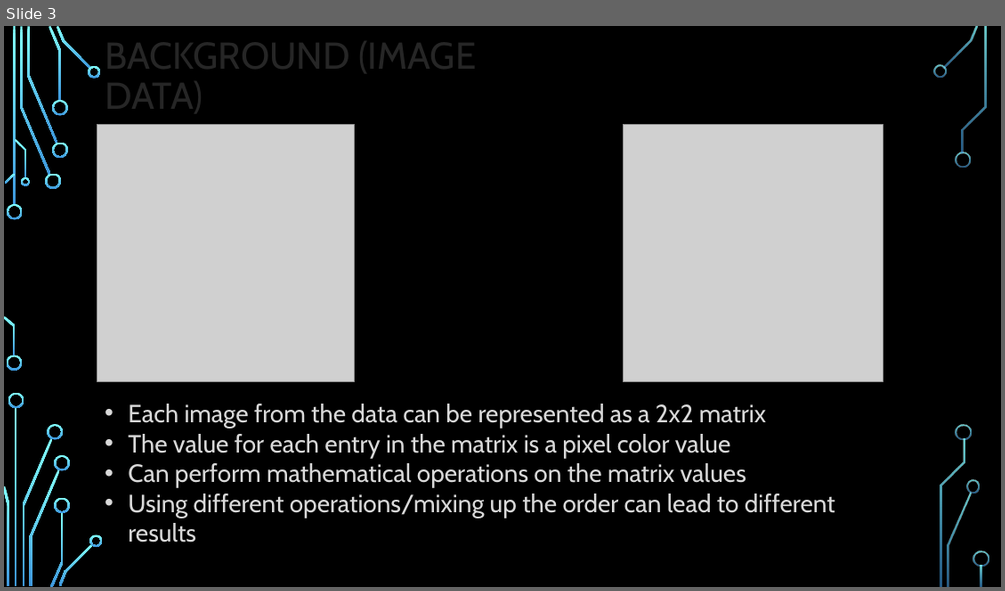
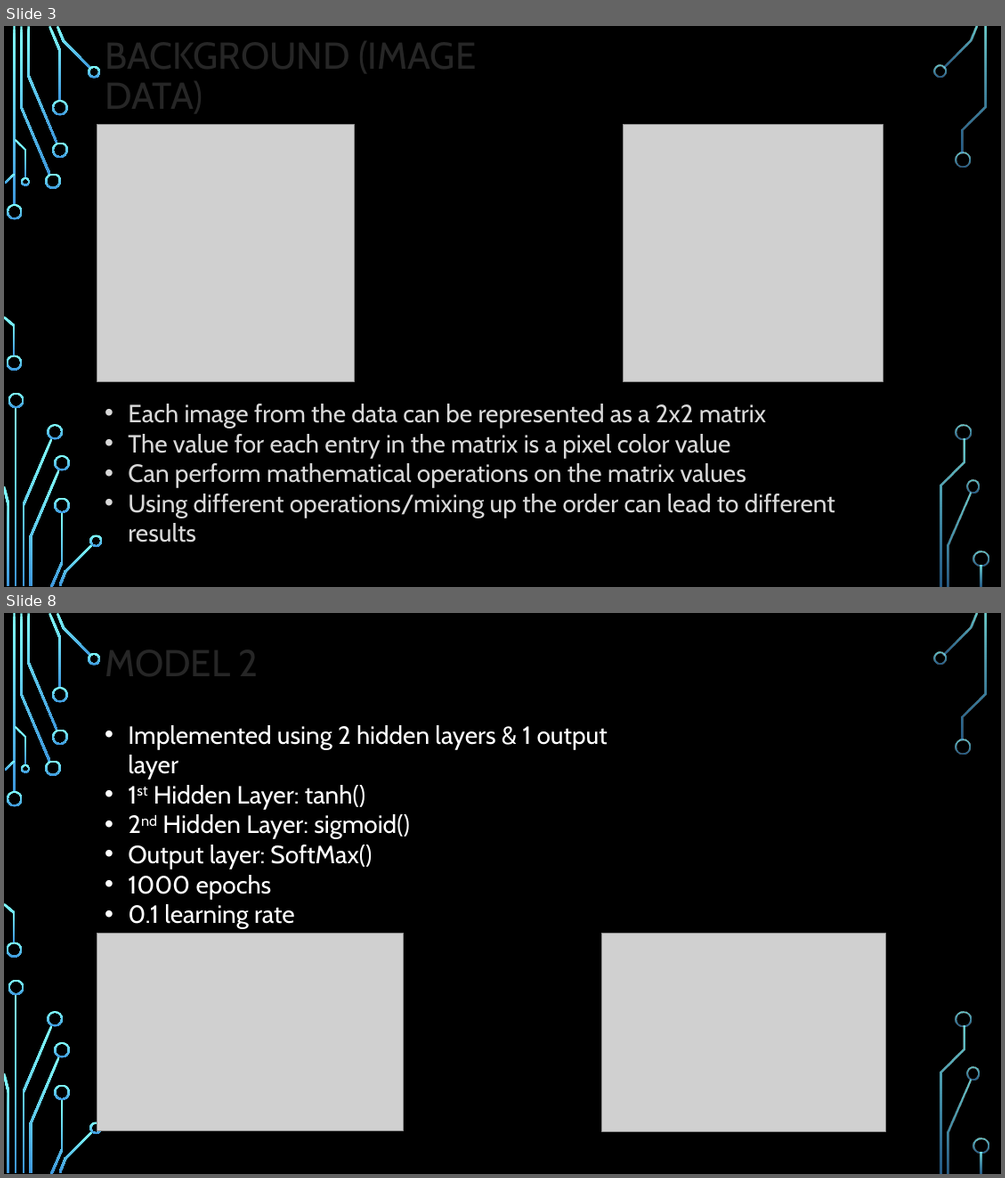
Before and after one commit to vdebnath/202_Honors_Option, a slide deck: Presentation.pptx. Shown one above the other, each under a label of ours: slide 3 before the commit, slides 3 and 8 after it; the slides between them are not shown. The pictures are 1005x591 and 1005x1178 pixels, drawn with LibreOffice and Linux fonts; fonts in the diff are those of the drawing; grey boxes stand for pictures; background and template pictures are left out. Boxes give left, top, right and bottom in pixels: in the first picture for what was removed or moved away, otherwise in the second. Text is boxed around its words. In the diff, an @@ line names an element or a change of style, - is before the commit and + after.

```diff
--- a/Presentation.pptx
+++ b/Presentation.pptx
@@ slide 8 added at (4,613,1001,1174), background picture (left out); not listed: 36 template elements that a slide beside it also shows @@
@@ title added at (105,641,259,686), 36 pt, text #262626 @@
+MODEL 2
@@ text added at (128,725,607,929), 24 pt, text #FFFFFF @@
+• Implemented using 2 hidden layers & 1 output layer
+• 1st Hidden Layer: tanh()
+• 2nd Hidden Layer: sigmoid()
+• Output layer: SoftMax()
+• 1000 epochs
+• 0.1 learning rate
@@ picture added at (97,933,404,1131) @@
@@ picture added at (602,933,886,1131) @@
```
Also in this commit, not shown: 1 slide changed, 9 other slides added, 1 slide removed.
